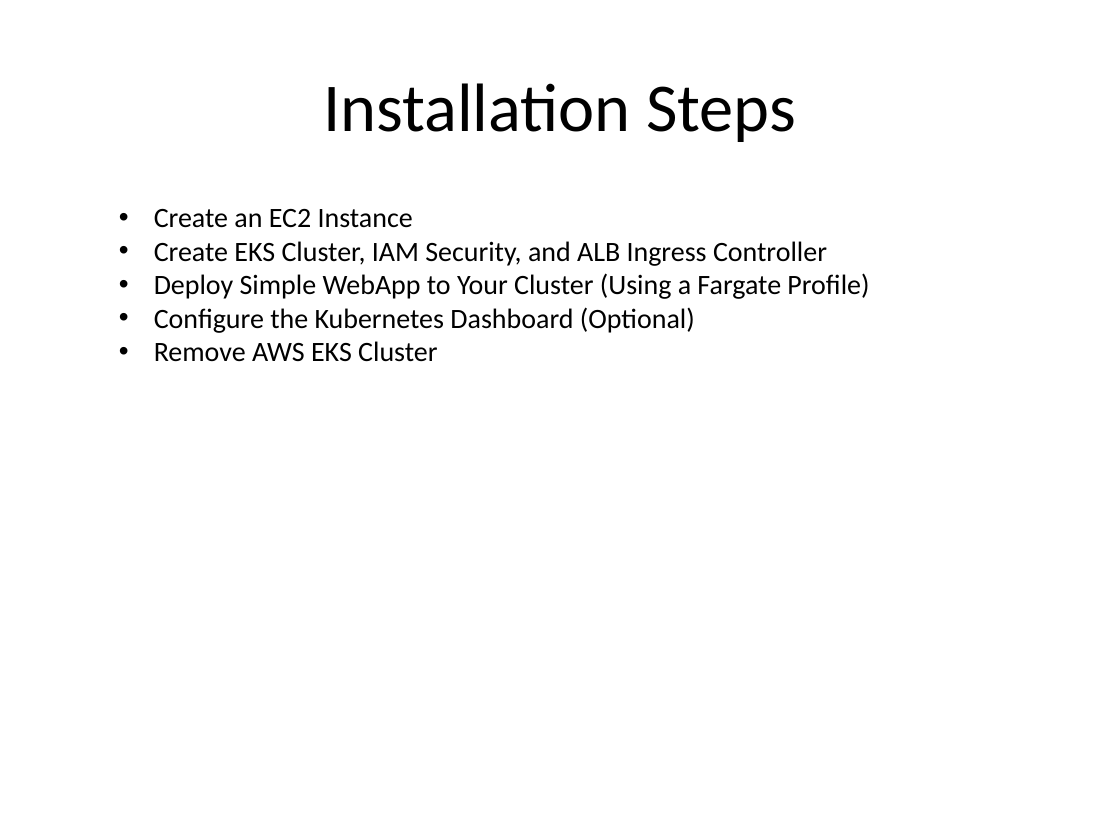
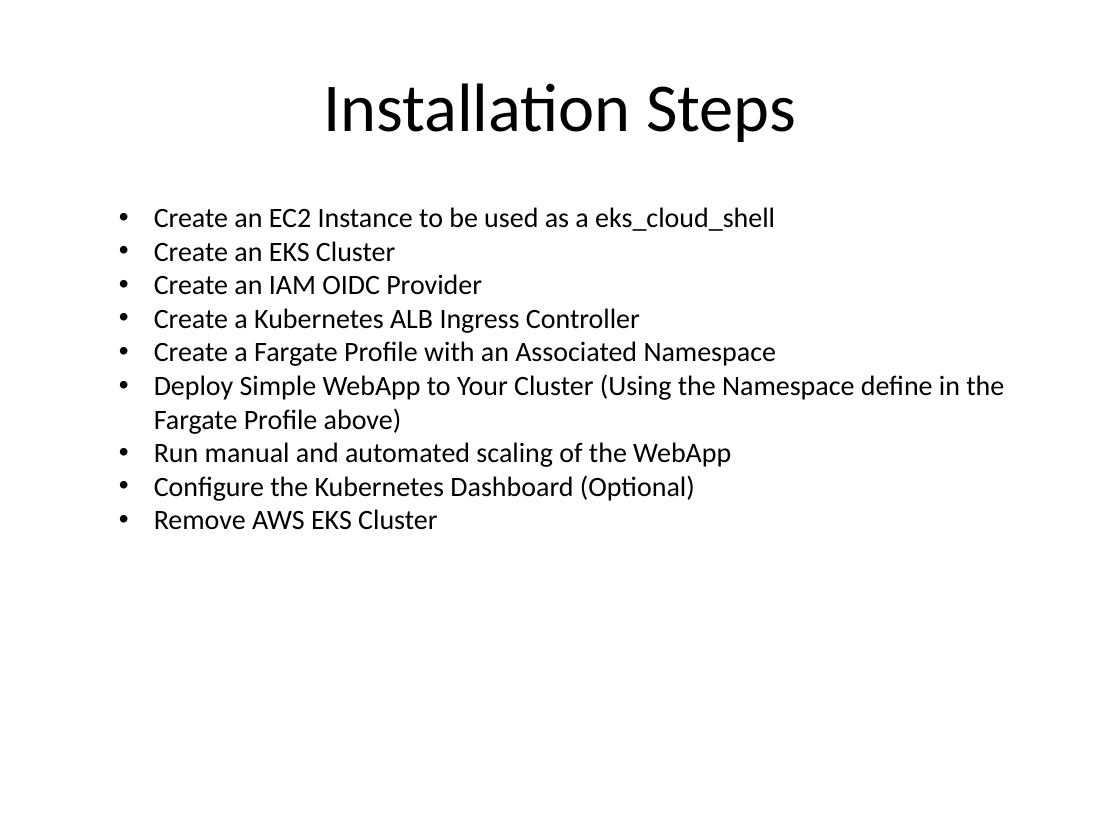
Before and after one commit to kskalvar/aws-eks-cluster-fargate-quickstart, a slide deck: slide 8 of slides/AWS-EKS-Cluster-Fargate-Quickstart.pptx (slide 7 before the commit). Drawn at 1120x840 pixels with LibreOffice and Linux fonts; fonts in the diff are those of the drawing; background and template pictures are left out. Boxes give left, top, right and bottom in pixels: in the first picture for what was removed or moved away, otherwise in the second. Text is boxed around its words. In the diff, an @@ line names an element or a change of style, - is before the commit and + after.

```diff
--- a/slides/AWS-EKS-Cluster-Fargate-Quickstart.pptx
+++ b/slides/AWS-EKS-Cluster-Fargate-Quickstart.pptx
@@ text at [154, 207, 1004, 467]: text changed @@
-• Create an EC2 Instance
-• Create EKS Cluster, IAM Security, and ALB Ingress Controller
-• Deploy Simple WebApp to Your Cluster (Using a Fargate Profile)
+• Create an EC2 Instance to be used as a eks_cloud_shell
+• Create an EKS Cluster
+• Create an IAM OIDC Provider
+• Create a Kubernetes ALB Ingress Controller
+• Create a Fargate Profile with an Associated Namespace
+• Deploy Simple WebApp to Your Cluster (Using the Namespace define in the Fargate Profile above)
+• Run manual and automated scaling of the WebApp
```
Also in this commit, not shown: 5 other slides changed, 1 slide added.
